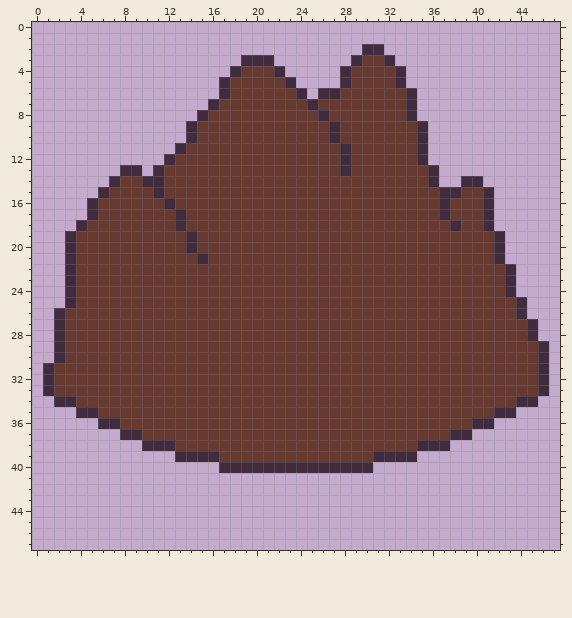
A pixel-art sprite gets an edit: assets/gfx/terrain/mountain.png. That is the earlier state.
The file is 48x48 pixels. Colours within 5 levels of each other are drawn and written as one.
The same view after the edit:
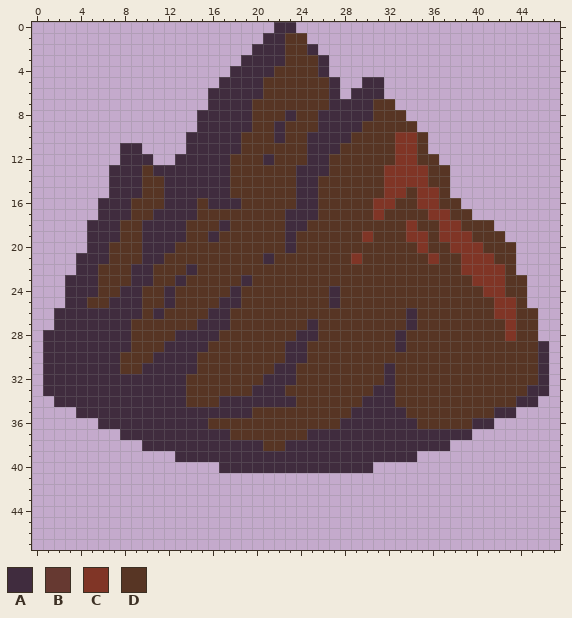
Palette (. is transparent): A #402c3e  B #663931  C #803526  D #573524
What changed:
Changed rows in their new state; - is an unchanged pixel.
first column x 1:
 0 ---------------------AA----------------------
 1 --------------------AADD---------------------
 2 -------------------AAADDA----..--------------
 3 ---------------------ADDDA--....-------------
 4 ------------------AAADDDDA-......------------
 5 -----------------AAADDDDDDA..AA..------------
 6 ---------------A-AAADDDDDD-.AAA...-----------
 7 ----------------AAADDDDDDDAAAADD..-----------
 8 ---------------AAAADDDADD-AAAADDD.-----------
 9 -------------.AAAAADDADDDA-AADDDDD.----------
10 --------------AAAADDDADDAA-ADDDDCCD----------
11 -------AA---.AAAAADDDDDDAAADDDDDCCD----------
12 -------AAA-.AAAAADDDADDDAADDDDDDCCDD---------
13 ------A--D-AAAAAADDDDDDAAADDDDDCCCCDD--------
14 -------AADDAAAAAADDDDDDAADDDDDDCCCCDD-..-----
15 -----.AAADDAAAAAADDDDDDAADDDDDDCCDCCD....----
16 ----.AAADDD-AADAAADDDDDAADDDDDCCDDCCDD...----
17 ----.AAADDAA-ADDDDDDDDAAADDDDDCDDDDCCDD..----
18 ---.AAADDAAA-DDDADDDDDAADDDDDDDDDCDDCCDDD----
19 --..AAADDAAAADDADDDDDDADDDDDDCDDDCCDCCCDDD---
20 --..AADDDAAADDDDDDDDDDADDDDDDDDDDDCDDCCCDDD--
21 --.AAADDDAADDDDDDDDDADDDDDDDCDDDDDDCDDCCCDD--
22 --.AADDDAADDDADDDDDDDDDDDDDDDDDDDDDDDDCCCCD--
23 ---AADDDAADDADDDDDADDDDDDDDDDDDDDDDDDDDCCCDD-
24 ---AADDAADDADDDDDADDDDDDDDADDDDDDDDDDDDDCCDD-
25 ---ADDAAADDADDDDAADDDDDDDDADDDDDDDDDDDDDDCCD-
26 --AAAAAAADADDDDAADDDDDDDDDDDDDDDDADDDDDDDCCDD
27 --AAAAAADDDDDDAAADDDDDDDADDDDDDDDADDDDDDDDCDD
28 A-AAAAAADDDDAAAADDDDDDDAADDDDDDDADDDDDDDDDCDD
29 A-AAAAAADDDAAAADDDDDDDAADDDDDDDDADDDDDDDDDDDD
30 A-AAAAADDDAAAADDDDDDDDAADDDDDDDDDDDDDDDDDDDDD
31 -AAAAAADDAAAAADDDDDDDAADDDDDDDDADDDDDDDDDDDDD
32 -AAAAAAAAAAAADDDDDDDAAADDDDDDDDADDDDDDDDDDDDD
33 -AAAAAAAAAAAADDDDDDAAADDDDDDDDAADDDDDDDDDDDDA
34 ---AAAAAAAAAADDDAAAAAAADDDDDDAAADDDDDDDDDDD--
35 -----AAAAAAAAAAAAAADDDDDDDDDAAAAADDDDDDDD----
36 -------AAAAAAAADDDDDDDDDDDDAAAAAAADDDDD------
37 ---------AAAAAAAADDDDDDDAAAAAAAAAAAAA--------
38 ------------AAAAAAAADDAAAAAAAAAAAA-----------
39 ----------------AAAAAAAAAAAAAA---------------
